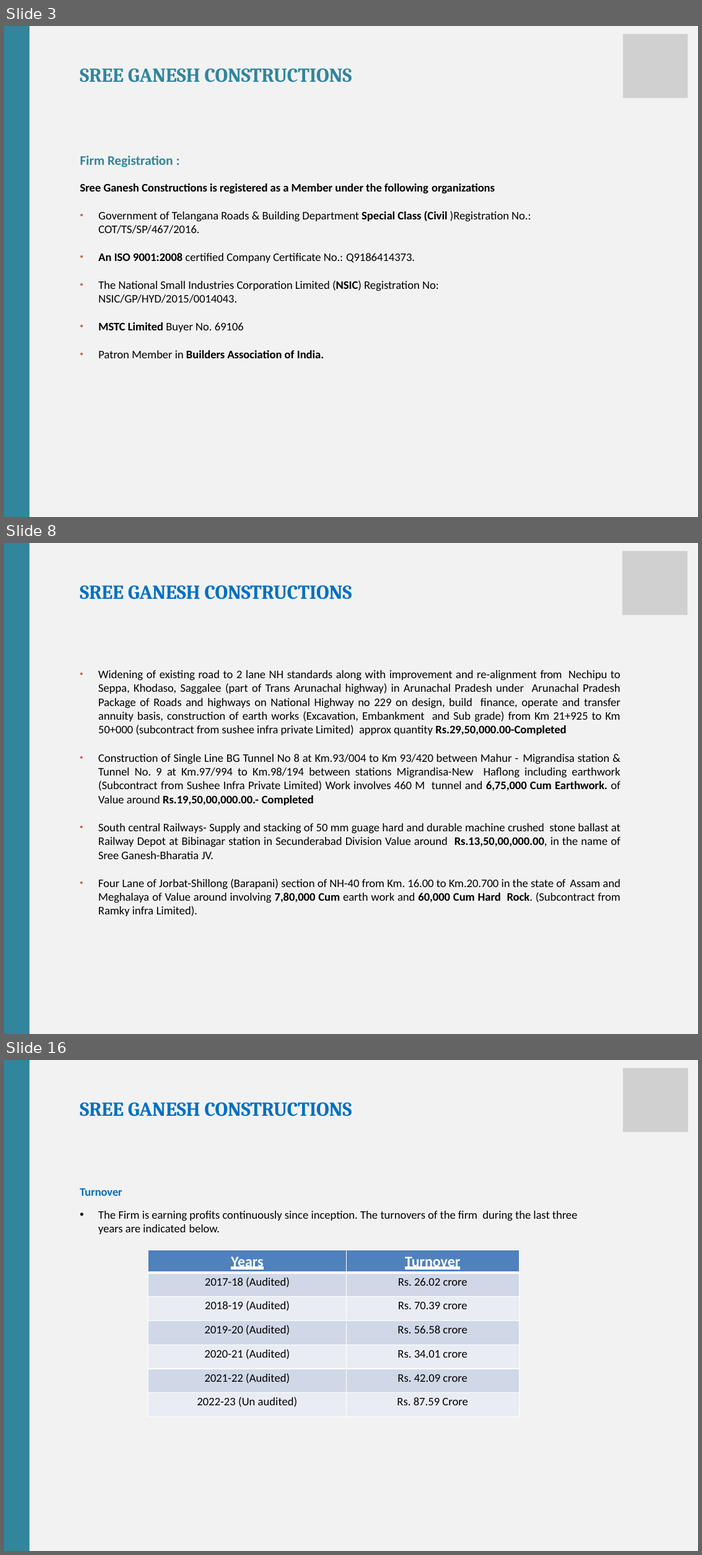
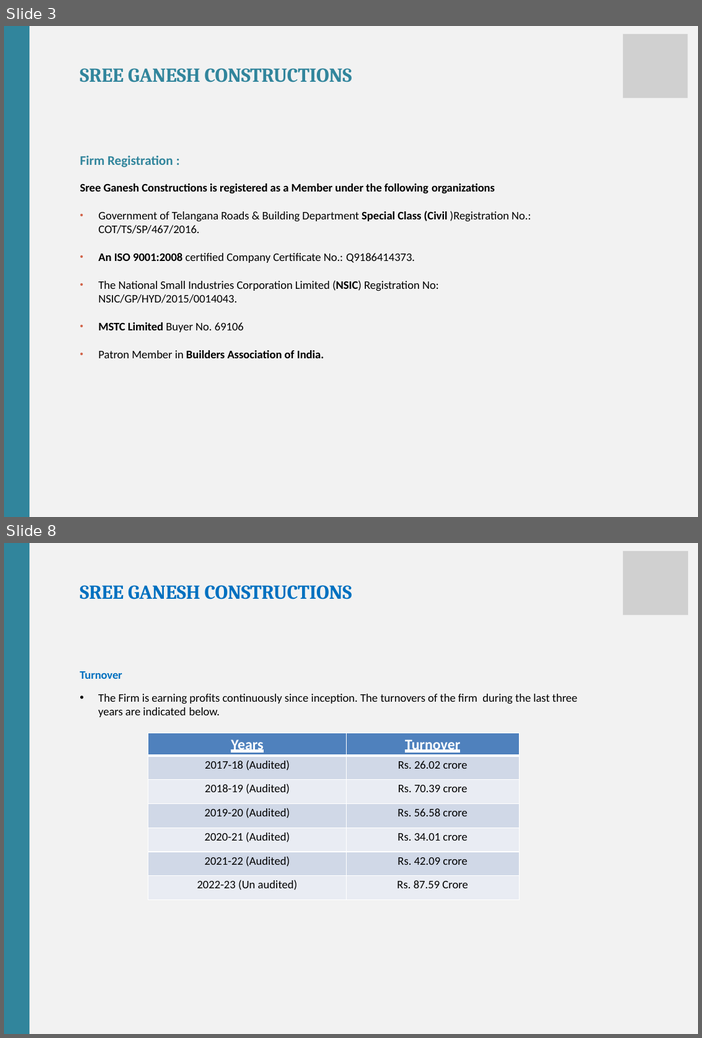
Before and after one commit to mintuhouse/sreeganesh, a slide deck: downloads/SGC_Profile.pptx. Shown one above the other, each under a label of ours: slides 3, 8 and 16 before the commit, slides 3 and 8 after it; the slides between them are not shown. The pictures are 702x1555 and 702x1038 pixels, drawn with LibreOffice and Linux fonts; fonts in the diff are those of the drawing; grey boxes stand for pictures. Boxes give left, top, right and bottom in pixels: in the first picture for what was removed or moved away, otherwise in the second. Text is boxed around its words. In the diff, an @@ line names an element or a change of style, - is before the commit and + after.

```diff
--- a/downloads/SGC_Profile.pptx
+++ b/downloads/SGC_Profile.pptx
@@ slide 8 removed at bbox=[4, 543, 698, 1034], background #F2F2F2 @@
@@ rectangle removed at bbox=[4, 543, 29, 1034] @@
@@ picture removed at bbox=[623, 551, 688, 616] @@
@@ title removed at bbox=[80, 585, 352, 599] @@
-SREE GANESH CONSTRUCTIONS
@@ text removed at bbox=[98, 670, 621, 916] @@
-• Widening of existing road to 2 lane NH standards along with improvement and re-alignment from Nechipu to Seppa, Khodaso, Saggalee (part of Trans Arunachal highway) in Arunachal Pradesh under Arunachal Pradesh Package of Roads and highways on National Highway no 229 on design, build finance, operate and transfer annuity basis, construction of earth works (Excavation, Embankment and Sub grade) from Km 21+925 to Km 50+000 (subcontract from sushee infra private Limited) approx quantity Rs.29,50,000.00-Completed
-• Construction of Single Line BG Tunnel No 8 at Km.93/004 to Km 93/420 between Mahur - Migrandisa station & Tunnel No. 9 at Km.97/994 to Km.98/194 between stations Migrandisa-New Haflong including earthwork (Subcontract from Sushee Infra Private Limited) Work involves 460 M tunnel and 6,75,000 Cum Earthwork. of Value around Rs.19,50,00,000.00.- Completed
-• South central Railways- Supply and stacking of 50 mm guage hard and durable machine crushed stone ballast at Railway Depot at Bibinagar station in Secunderabad Division Value around Rs.13,50,00,000.00, in the name of Sree Ganesh-Bharatia JV.
-• Four Lane of Jorbat-Shillong (Barapani) section of NH-40 from Km. 16.00 to Km.20.700 in the state of Assam and Meghalaya of Value around involving 7,80,000 Cum earth work and 60,000 Cum Hard Rock. (Subcontract from Ramky infra Limited).
@@ what was slide 16 is now slide 8 @@
```
Also in this commit, not shown: 5 slides changed, 7 other slides removed, 12 other files.
